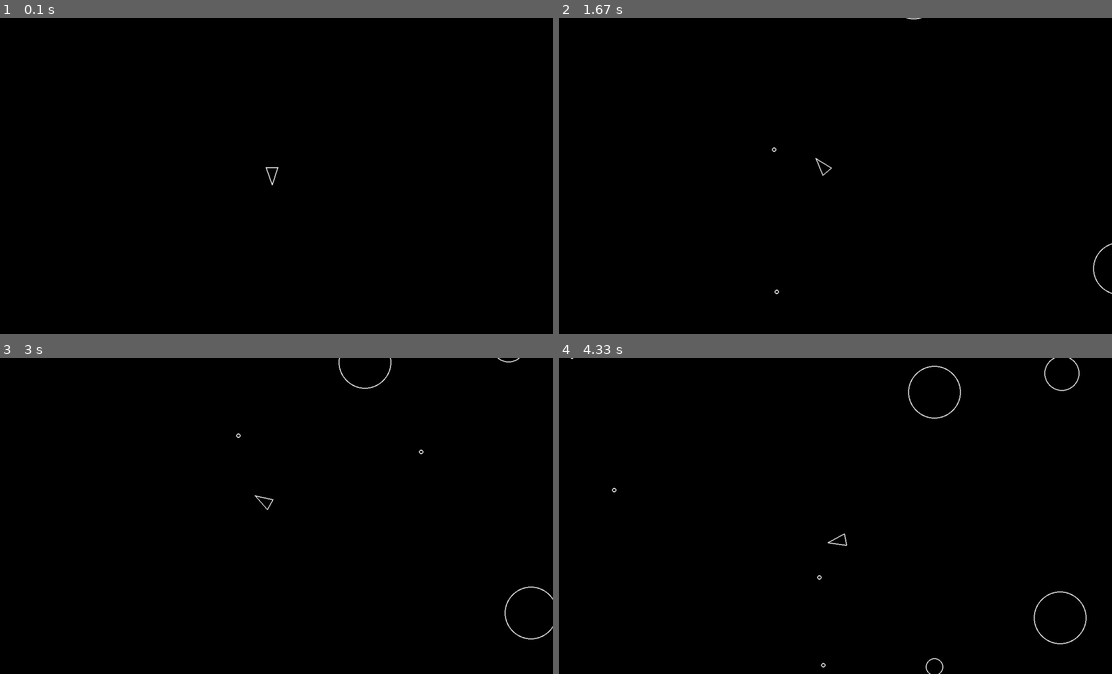
Above: before the commit, frames 1-4 (two rows, left to right).
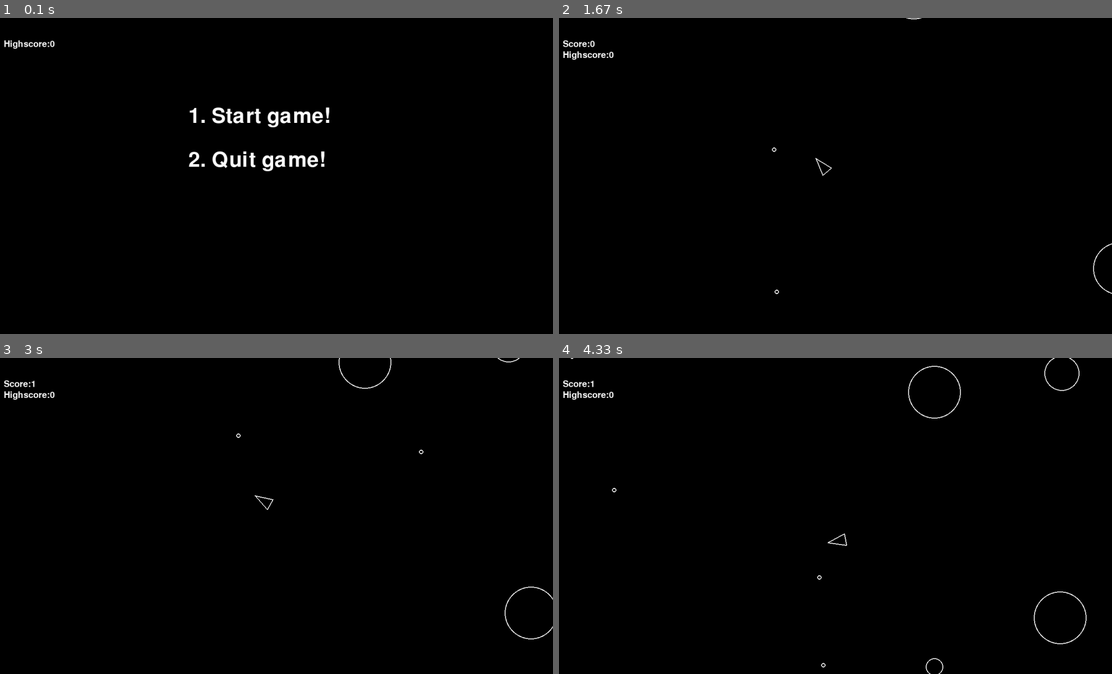
Above: after the commit, the same moments.

Repository: Oksnor/asteroidspygame
Game: pygame game, started from asteroidsgame/main.py
Same seed, same stepped clock (60 frames per second), same inputs: the game is played once before the commit and once after it.
Inputs:
- Up to frame 1 (0.1 s): no input
- Up to frame 2 (1.67 s): tap 1 at 0.33 s; tap Space at 0.67, 1.07, 1.37, 1.57 s; hold Right 1-1.47 s; hold Up from 1.5 s (still down)
- Up to frame 3 (3 s): release Up at 1.8 s; hold Right 1.83-2.3 s; tap Space at 1.9, 2.2, 2.4, 2.7, 2.97 s; hold Left 2.33-2.87 s; hold Down from 2.9 s (still down)
- Up to frame 4 (4.33 s): release Down at 3.2 s; hold Left 3.23-3.63 s; tap Space at 3.3, 3.6, 3.73, 4.13 s; hold Up 3.67-4.03 s; hold Right from 4.07 s (still down)

The runs differ from the first frame. In frame 1, 1.3% of the frame differs, in the area x 0-60%, y 6-53%; in frame 2, 0.2%; in frame 3, 0.2%; in frame 4, 0.2%.

Commit message:
added menu, highscore, and score

Diff:
--- a/asteroidsgame/main.py
+++ b/asteroidsgame/main.py
@@ -29,25 +29,70 @@
 
     player = Player(SCREEN_WIDTH / 2, SCREEN_HEIGHT / 2)
     asteroidfield = AsteroidField()
-
+    game_state = "menu"
+    high_score = 0
+    new_score = 0
+    counter = 0
 
     while True:
         for event in pygame.event.get():
             if event.type == pygame.QUIT:
                 return
-        updatable.update(dt)
-        for asteroid in asteroids:
-            if asteroid.collision(player) == True:
-                print("Game over!")
-                sys.exit()
-            for shot in shots:
-                if asteroid.collision(shot) == True:
-                    asteroid.split()
-                    shot.kill()
-        screen.fill("black")
-        for object in drawable:
-            object.draw(screen)
-        pygame.display.flip()
+
+            if game_state == "menu":
+                if event.type == pygame.KEYDOWN:
+                    if event.key == pygame.K_1:  # Start Game
+                        player.reset()
+                        for obj in asteroids:
+                            obj.kill()
+                        game_state = "game"
+                    elif event.key == pygame.K_2:  # Quit Game
+                        return
+
+
+        if game_state == "menu":
+            screen.fill("black")
+            font = pygame.font.Font(None, 70)
+            font2 = pygame.font.Font(None, 30)
+            start_text = font.render("1. Start game!", True, (255, 255, 255))
+            quit_text = font.render("2. Quit game!", True, (255, 255, 255))
+            high_score_text = font2.render(f"Highscore:{high_score}", True, "white")
+            screen.blit(start_text, (450, 200))
+            screen.blit(quit_text, (450,300))
+            screen.blit(high_score_text, (30, 50))
+            pygame.display.flip()
+            continue
+
+        if game_state == "game":
+            screen.fill("black")
+            font = pygame.font.Font(None, 30)
+            new_score_text = font.render(f"Score:{new_score}", True, "white")
+            high_score_text = font2.render(f"Highscore:{high_score}", True, "white")
+            screen.blit(new_score_text, (30, 50))
+            screen.blit(high_score_text, (30, 75))
+            updatable.update(dt)
+            counter += 1
+            if counter == 120:
+                new_score += 1
+                counter = 0
+
+
+            for asteroid in asteroids:
+                if asteroid.collision(player) == True:
+                    if new_score > high_score:
+                        high_score = new_score
+                    new_score = 0
+                    game_state = "menu"
+                    break
+                for shot in shots:
+                    if asteroid.collision(shot) == True:
+                        asteroid.split()
+                        shot.kill()
+                        new_score += 1
+
+            for object in drawable:
+                object.draw(screen)
+            pygame.display.flip()
         dt = clock.tick(60) / 1000
 
 if __name__ == "__main__":
--- a/asteroidsgame/player.py
+++ b/asteroidsgame/player.py
@@ -48,3 +48,6 @@
         shot = Shot(self.position.x, self.position.y)
         shot.velocity = pygame.Vector2(0,1).rotate(self.rotation) * PLAYER_SHOOT_SPEED
         self.timer = PLAYER_SHOOT_COOLDOWN
+
+    def reset(self):
+        self.position = self.position = pygame.Vector2(SCREEN_WIDTH / 2, SCREEN_HEIGHT / 2)
